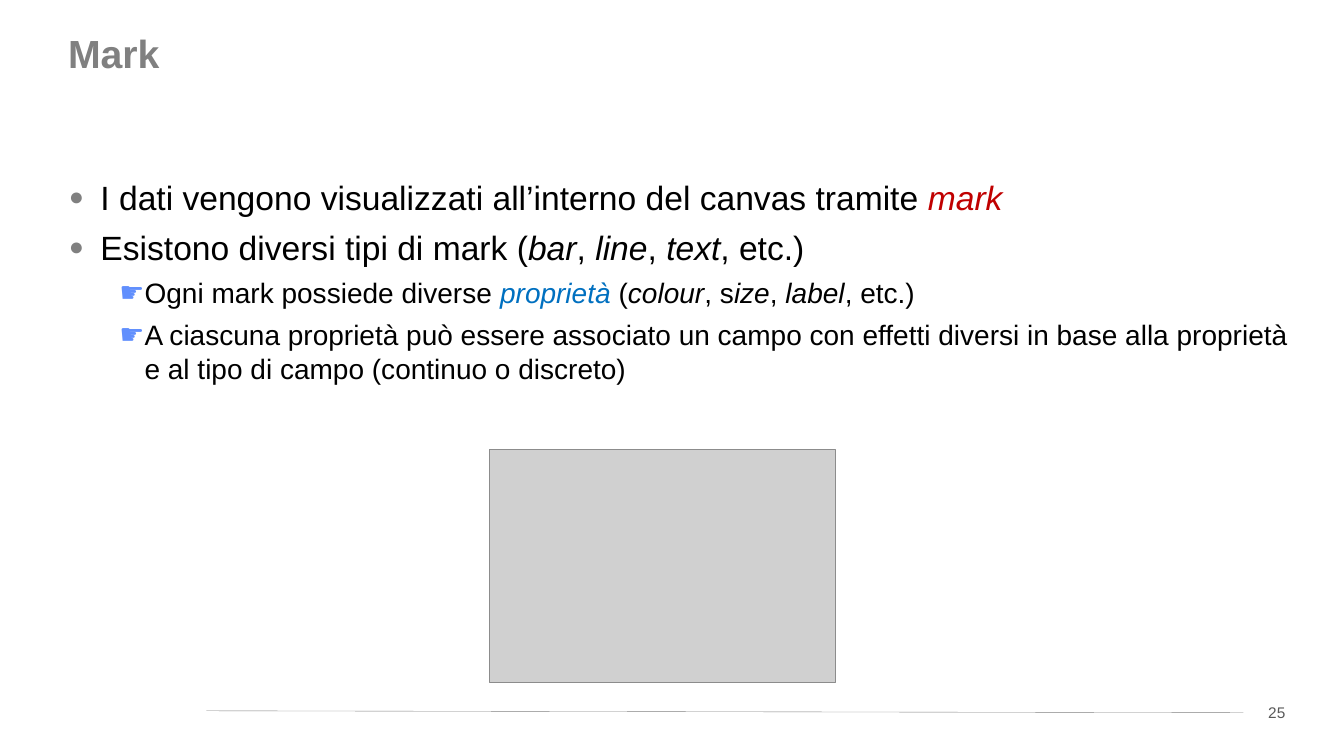
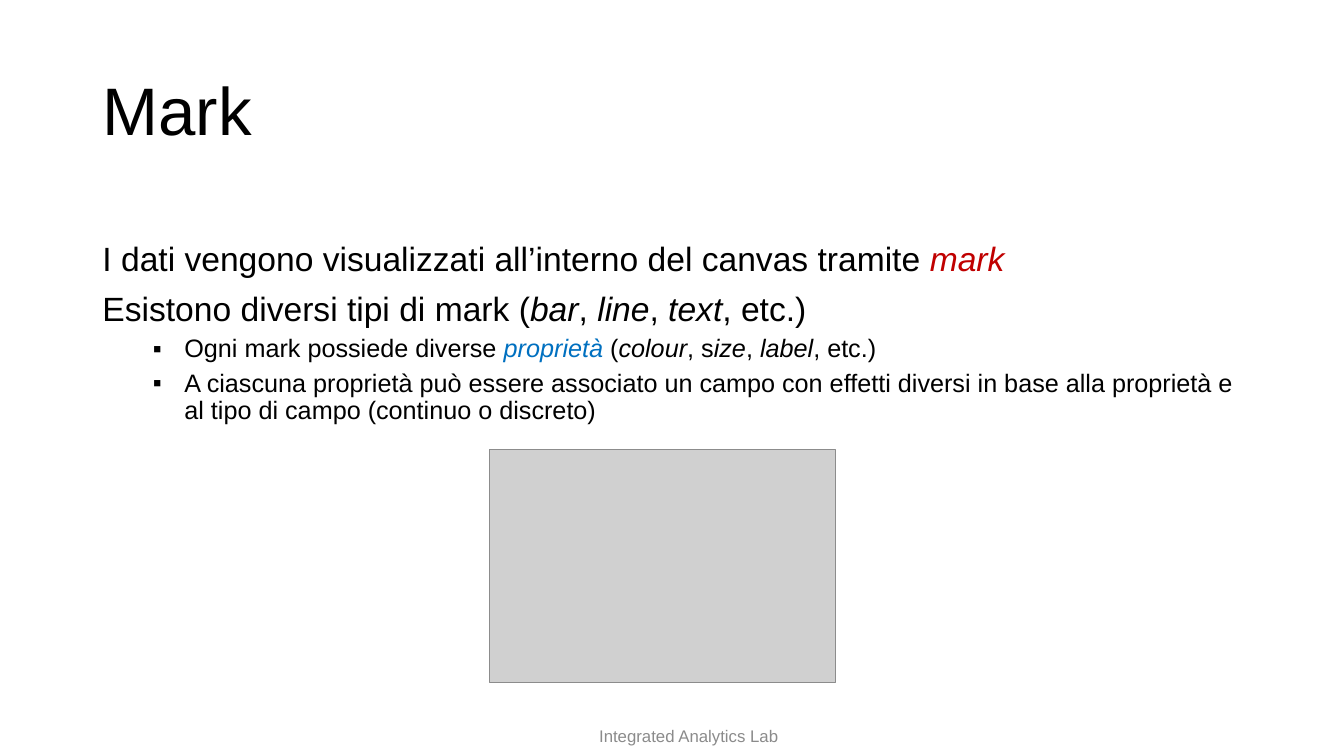
Before and after one commit to w4bo/teaching-handsondatapipelines, a slide deck: slide 17 of 04-OLAPandVisualization/slides.pptx (slide 25 before the commit). Drawn at 1344x756 pixels with LibreOffice and Linux fonts; fonts in the diff are those of the drawing; grey boxes stand for pictures; background and template pictures are left out. Boxes give left, top, right and bottom in pixels: in the first picture for what was removed or moved away, otherwise in the second. Text is boxed around its words. In the diff, an @@ line names an element or a change of style, - is before the commit and + after.

```diff
--- a/04-OLAPandVisualization/slides.pptx
+++ b/04-OLAPandVisualization/slides.pptx
@@ title "Mark": place and size @@
-title "Mark" at box(68, 39, 159, 69)
+title "Mark" at box(102, 86, 251, 136)
@@ title "Mark" at box(102, 86, 251, 136): size 28 to 48 pt, text colour #808080 to #000000, bold off; vertical alignment top to middle @@
@@ text "I dati vengono visualizzati all’interno ...": place and size @@
-text "I dati vengono visualizzati all’interno ..." at box(100, 185, 1288, 384)
+text "I dati vengono visualizzati all’interno ..." at box(102, 246, 1232, 425)
@@ text "I dati vengono visualizzati all’interno ..." at box(102, 246, 1232, 425): size 20 to 18 pt in "Ogni mark possiede diverse proprietà (colour, size, ...", "A ciascuna proprietà può essere associato un ..."; bullet ● to none; line spacing 1 to 0.9; more space between paragraphs; bullet ☛ to ▪; less space between paragraphs; vertical alignment top to middle @@
@@ line removed from (207, 711) to (1244, 713) @@
@@ page number removed at box(1268, 707, 1285, 718) @@
-25
@@ text added at box(599, 730, 778, 746), 12 pt, text #8C8C8C @@
+Integrated Analytics Lab
```
Also in this commit, not shown: 49 other slides changed, 1 slide added, 10 slides removed, 4 other files.
